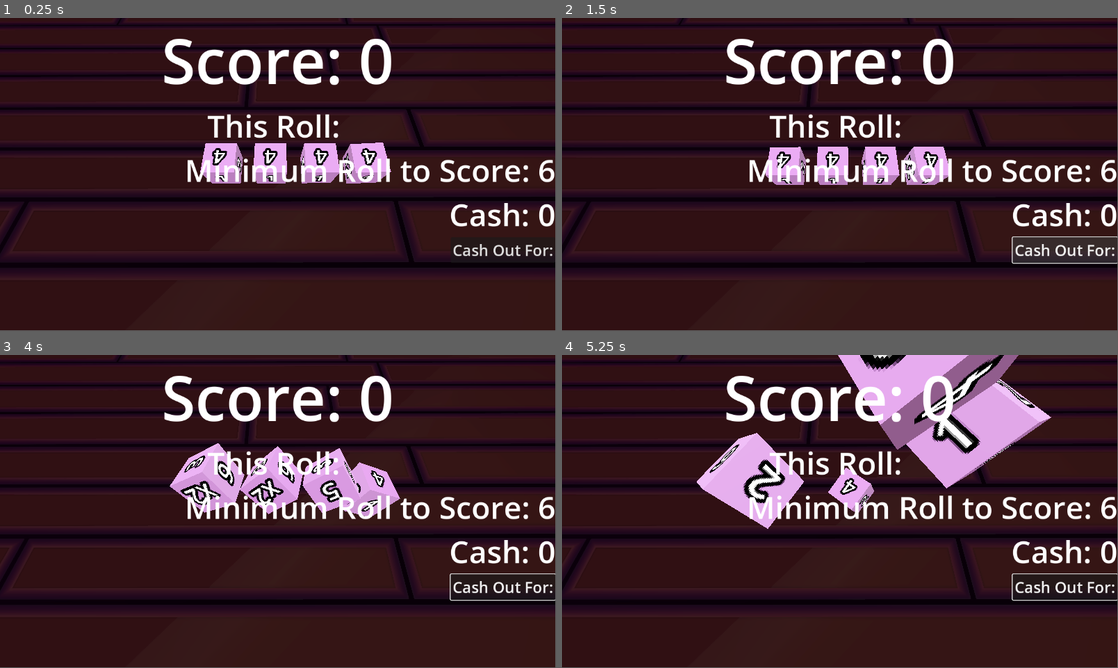
Above: before the commit, frames 1-4 (two rows, left to right).
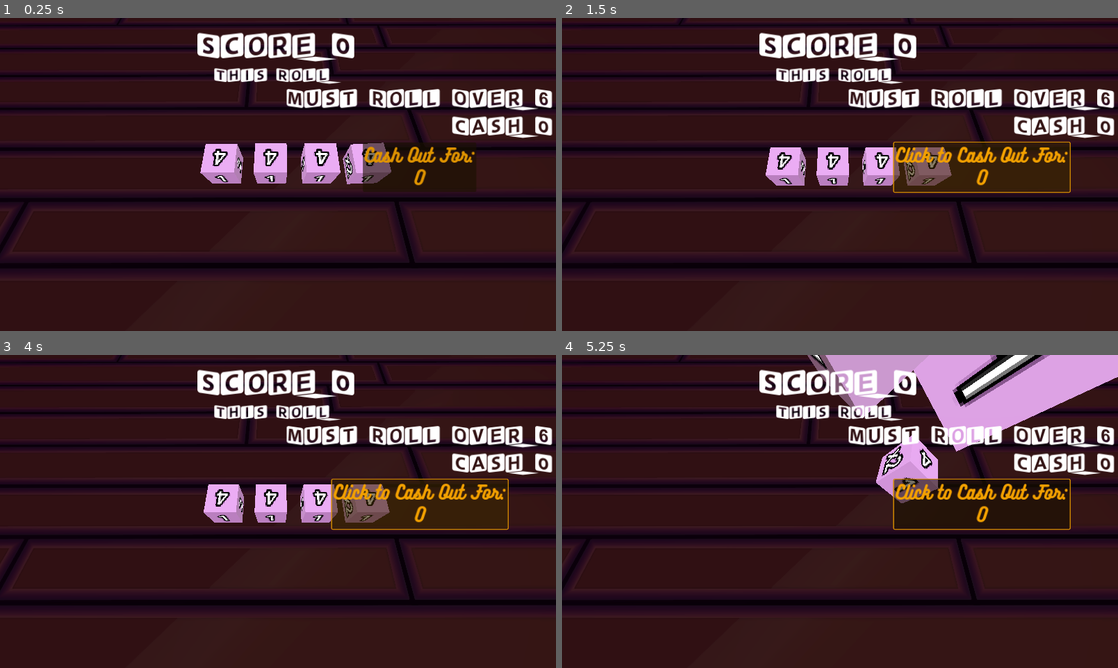
Above: after the commit, the same moments.

Repository: MichaelFar/DiceGame
Game: Godot game, scene res://scenes/play_area.tscn
Two runs of this game, one before a commit and one after it. Both use one fixed random seed, a clock stepped at 60 frames per second and the inputs below. Sound files missing from this copy of the repository are replaced by a short silence.
Inputs (mouse positions are in pixels of both pictures, inside the frame that each line leads up to):
- Up to frame 1 (0.25 s): no input
- Up to frame 2 (1.5 s): click "Cash Out For:" (after the commit: "Cash Out For: 0") at 0.5 s; click "Cash Out For:" (after the commit: "Click to Cash Out For: 0") at 1.25 s
- Up to frame 3 (4 s): click "Cash Out For:" (after the commit: "Click to Cash Out For: 0") at 2 s; click "Cash Out For:" (after the commit: "Click to Cash Out For: 0") at 2.75 s; tap Enter at 3.5 s; move the mouse to (400, 495) at 3.52 s; click (400, 495) at 3.6 s; tap Space (roll_dice, bound only before the commit) at 3.8 s
- Up to frame 4 (5.25 s): move the mouse to (728, 527) at 4.27 s; tap Space (roll_dice, bound only before the commit) at 4.35 s; click (728, 527) at 4.55 s; move the mouse to (895, 442) at 5.02 s; click (895, 442) at 5.1 s
In our replay, the window is 799x449 before the commit and 800x450 after it. These sizes can differ from the game's own. Grey fills any space a smaller window leaves; there, only what the larger window draws over its background counts as a difference.

The runs differ from the first frame. In frame 1, 11% of the frame differs, in the area x 29-100%, y 1-81%; in frame 2, 13%; in frame 3, 16%; in frame 4, 24%, in the area x 24-100%, y 0-81%.

Commit message:
Commit before adding a rich text label plugin for animations

Diff:
--- a/default_bus_layout.tres
+++ b/default_bus_layout.tres
@@ -1,10 +1,16 @@
-[gd_resource type="AudioBusLayout" load_steps=2 format=3 uid="uid://wk4g34h771tp"]
+[gd_resource type="AudioBusLayout" load_steps=3 format=3 uid="uid://wk4g34h771tp"]
+
+[sub_resource type="AudioEffectNotchFilter" id="AudioEffectNotchFilter_bbkxe"]
+resource_name = "NotchFilter"
 
 [sub_resource type="AudioEffectPitchShift" id="AudioEffectPitchShift_286pe"]
 resource_name = "PitchShift"
 pitch_scale = 0.01
 
 [resource]
+bus/0/volume_db = -0.725993
+bus/0/effect/0/effect = SubResource("AudioEffectNotchFilter_bbkxe")
+bus/0/effect/0/enabled = true
 bus/1/name = &"LowToneImpact"
 bus/1/solo = false
 bus/1/mute = false
--- a/project.godot
+++ b/project.godot
@@ -22,12 +22,13 @@
 [display]
 
 window/size/mode=2
+window/stretch/mode="canvas_items"
 
 [input]
 
 roll_dice={
 "deadzone": 0.5,
-"events": [Object(InputEventKey,"resource_local_to_scene":false,"resource_name":"","device":-1,"window_id":0,"alt_pressed":false,"shift_pressed":false,"ctrl_pressed":false,"meta_pressed":false,"pressed":false,"keycode":0,"physical_keycode":32,"key_label":0,"unicode":32,"location":0,"echo":false,"script":null)
+"events": [Object(InputEventMouseButton,"resource_local_to_scene":false,"resource_name":"","device":-1,"window_id":0,"alt_pressed":false,"shift_pressed":false,"ctrl_pressed":false,"meta_pressed":false,"button_mask":1,"position":Vector2(182, 33),"global_position":Vector2(201, 124),"factor":1.0,"button_index":1,"canceled":false,"pressed":true,"double_click":false,"script":null)
 ]
 }
 escape={
--- a/scenes/base_dice.tscn
+++ b/scenes/base_dice.tscn
@@ -60,7 +60,7 @@
 sideValue = 2
 
 [node name="DiceSide5" parent="SideContainer" instance=ExtResource("3_1sinn")]
-transform = Transform3D(-3.99999, 0.00413942, -0.00135544, 0.00403248, 4.1, 0.00111541, 0.0054262, 0.00456764, -0.999998, 0, 0, -0.51)
+transform = Transform3D(-4, 0, -8.74227e-08, 0, 4.1, 0, 3.49691e-07, 0, -1, 0, 0, -0.51)
 text = "5"
 sideValue = 5
 
--- a/scenes/dice_container.tscn
+++ b/scenes/dice_container.tscn
@@ -1,14 +1,16 @@
-[gd_scene load_steps=4 format=3 uid="uid://ctbowrlthk08g"]
+[gd_scene load_steps=5 format=3 uid="uid://ctbowrlthk08g"]
 
 [ext_resource type="Script" path="res://scripts/dice_container.gd" id="1_i35gd"]
 [ext_resource type="PackedScene" uid="uid://guhl72g77qn8" path="res://scenes/base_dice.tscn" id="2_taijp"]
 [ext_resource type="PackedScene" uid="uid://dc8v8drw6x0iq" path="res://scenes/dice_with_mult_test.tscn" id="3_gp704"]
+[ext_resource type="AudioStream" uid="uid://dieo27eniggyi" path="res://sounds/Blastwave_FX_SlotMachineInsert_SFXB.3999.mp3" id="4_2n3og"]
 
-[node name="DiceContainer" type="Node3D" node_paths=PackedStringArray("diceResources", "diceParent", "spawnPoints")]
+[node name="DiceContainer" type="Node3D" node_paths=PackedStringArray("diceResources", "diceParent", "spawnPoints", "cashoutSound")]
 script = ExtResource("1_i35gd")
 diceResources = NodePath("DiceResources")
 diceParent = NodePath("DiceParent")
 spawnPoints = NodePath("SpawnPoints")
+cashoutSound = NodePath("BlastwaveFxSlotMachineInsertSfxb_3999")
 
 [node name="DiceResources" type="ResourcePreloader" parent="."]
 resources = [PackedStringArray("base_dice 3", "dice_with_mult_test", "dice_with_mult_test 2", "dice_with_mult_test 3"), [ExtResource("2_taijp"), ExtResource("3_gp704"), ExtResource("3_gp704"), ExtResource("3_gp704")]]
@@ -31,3 +33,6 @@
 
 [node name="Marker3D5" type="Marker3D" parent="SpawnPoints"]
 transform = Transform3D(1, 0, 0, 0, 1, 0, 0, 0, 1.3, 0, 1, -2.6)
+
+[node name="BlastwaveFxSlotMachineInsertSfxb_3999" type="AudioStreamPlayer3D" parent="."]
+stream = ExtResource("4_2n3og")
--- a/scenes/play_area.tscn
+++ b/scenes/play_area.tscn
@@ -1,8 +1,11 @@
-[gd_scene load_steps=15 format=3 uid="uid://yk72ewyxuvl7"]
+[gd_scene load_steps=25 format=3 uid="uid://yk72ewyxuvl7"]
 
 [ext_resource type="Material" path="res://textures/WoodFloorMaterial.tres" id="1_rjdib"]
 [ext_resource type="PackedScene" uid="uid://ctbowrlthk08g" path="res://scenes/dice_container.tscn" id="2_j8wy6"]
+[ext_resource type="FontFile" uid="uid://dmut0mdgvpa88" path="res://fonts/SquareKids-LZ5y.ttf" id="3_drp4b"]
 [ext_resource type="AudioStream" uid="uid://c1bpup00og1rg" path="res://sounds/zapsplat_multimedia_game_sound_8_bit_blip_subtle_error_incorrect_112049.mp3" id="3_m1sdc"]
+[ext_resource type="FontFile" uid="uid://ddu25cxo1m5w8" path="res://fonts/BukhariScript-lemD.ttf" id="4_430w1"]
+[ext_resource type="AudioStream" uid="uid://dbgpn2tjc8mdi" path="res://sounds/zapsplat_leisure_poker_chips_scrape_slide_from_table_into_hand_21314.mp3" id="4_aetrx"]
 
 [sub_resource type="ProceduralSkyMaterial" id="ProceduralSkyMaterial_xqc0f"]
 sky_top_color = Color(0.621403, 0.270336, 0.708605, 1)
@@ -31,19 +34,146 @@
 
 [sub_resource type="LabelSettings" id="LabelSettings_2memi"]
 resource_local_to_scene = true
-font_size = 128
+font = ExtResource("3_drp4b")
+font_size = 64
 
 [sub_resource type="LabelSettings" id="LabelSettings_s1u6i"]
 resource_local_to_scene = true
-font_size = 64
+font = ExtResource("3_drp4b")
+font_size = 36
 
 [sub_resource type="LabelSettings" id="LabelSettings_jnvmo"]
 resource_local_to_scene = true
-font_size = 64
+font = ExtResource("3_drp4b")
+font_size = 48
 
 [sub_resource type="LabelSettings" id="LabelSettings_eae40"]
 resource_local_to_scene = true
-font_size = 64
+font = ExtResource("3_drp4b")
+font_size = 48
+
+[sub_resource type="FontFile" id="FontFile_ar1yh"]
+cache/0/32/0/ascent = 0.0
+cache/0/32/0/descent = 0.0
+cache/0/32/0/underline_position = 0.0
+cache/0/32/0/underline_thickness = 0.0
+cache/0/32/0/scale = 1.0
+cache/0/64/0/ascent = 0.0
+cache/0/64/0/descent = 0.0
+cache/0/64/0/underline_position = 0.0
+cache/0/64/0/underline_thickness = 0.0
+cache/0/64/0/scale = 1.0
+cache/0/16/0/ascent = 0.0
+cache/0/16/0/descent = 0.0
+cache/0/16/0/underline_position = 0.0
+cache/0/16/0/underline_thickness = 0.0
+cache/0/16/0/scale = 1.0
+cache/0/48/0/ascent = 0.0
+cache/0/48/0/descent = 0.0
+cache/0/48/0/underline_position = 0.0
+cache/0/48/0/underline_thickness = 0.0
+cache/0/48/0/scale = 1.0
+cache/0/36/0/ascent = 0.0
+cache/0/36/0/descent = 0.0
+cache/0/36/0/underline_position = 0.0
+cache/0/36/0/underline_thickness = 0.0
+cache/0/36/0/scale = 1.0
+
+[sub_resource type="StyleBoxFlat" id="StyleBoxFlat_amb1l"]
+content_margin_left = 4.0
+content_margin_top = 4.0
+content_margin_right = 4.0
+content_margin_bottom = 4.0
+bg_color = Color(0.1, 0.1, 0.1, 0.3)
+corner_radius_top_left = 3
+corner_radius_top_right = 3
+corner_radius_bottom_right = 3
+corner_radius_bottom_left = 3
+corner_detail = 5
+
+[sub_resource type="StyleBoxFlat" id="StyleBoxFlat_g3j8w"]
+content_margin_left = 4.0
+content_margin_top = 4.0
+content_margin_right = 4.0
+content_margin_bottom = 4.0
+bg_color = Color(1, 1, 1, 0.75)
+draw_center = false
+border_width_left = 2
+border_width_top = 2
+border_width_right = 2
+border_width_bottom = 2
+corner_radius_top_left = 3
+corner_radius_top_right = 3
+corner_radius_bottom_right = 3
+corner_radius_bottom_left = 3
+corner_detail = 5
+expand_margin_left = 2.0
+expand_margin_top = 2.0
+expand_margin_right = 2.0
+expand_margin_bottom = 2.0
+
+[sub_resource type="StyleBoxFlat" id="StyleBoxFlat_q8yxa"]
+content_margin_left = 4.0
+content_margin_top = 4.0
+content_margin_right = 4.0
+content_margin_bottom = 4.0
+bg_color = Color(0.225, 0.225, 0.225, 0.6)
+corner_radius_top_left = 3
+corner_radius_top_right = 3
+corner_radius_bottom_right = 3
+corner_radius_bottom_left = 3
+corner_detail = 5
+
+[sub_resource type="StyleBoxFlat" id="StyleBoxFlat_4kqj4"]
+content_margin_left = 4.0
+content_margin_top = 4.0
+content_margin_right = 4.0
+content_margin_bottom = 4.0
+bg_color = Color(0.1, 0.1, 0.1, 0.6)
+corner_radius_top_left = 3
+corner_radius_top_right = 3
+corner_radius_bottom_right = 3
+corner_radius_bottom_left = 3
+corner_detail = 5
+
+[sub_resource type="StyleBoxFlat" id="StyleBoxFlat_3scfo"]
+content_margin_left = 4.0
+content_margin_top = 4.0
+content_margin_right = 4.0
+content_margin_bottom = 4.0
+bg_color = Color(0, 0, 0, 0.6)
+corner_radius_top_left = 3
+corner_radius_top_right = 3
+corner_radius_bottom_right = 3
+corner_radius_bottom_left = 3
+corner_detail = 5
+
+[sub_resource type="Theme" id="Theme_04gu5"]
+default_font_size = 64
+Button/colors/font_color = Color(0.875, 0.875, 0.875, 1)
+Button/colors/font_disabled_color = Color(0.875, 0.875, 0.875, 0.5)
+Button/colors/font_focus_color = Color(0.95, 0.95, 0.95, 1)
+Button/colors/font_hover_color = Color(0.95, 0.95, 0.95, 1)
+Button/colors/font_hover_pressed_color = Color(1, 1, 1, 1)
+Button/colors/font_outline_color = Color(0, 0, 0, 1)
+Button/colors/font_pressed_color = Color(1, 1, 1, 1)
+Button/colors/icon_disabled_color = Color(1, 1, 1, 0.4)
+Button/colors/icon_focus_color = Color(1, 1, 1, 1)
+Button/colors/icon_hover_color = Color(1, 1, 1, 1)
+Button/colors/icon_hover_pressed_color = Color(1, 1, 1, 1)
+Button/colors/icon_normal_color = Color(1, 1, 1, 1)
+Button/colors/icon_pressed_color = Color(1, 1, 1, 1)
+Button/constants/align_to_largest_stylebox = 0
+Button/constants/h_separation = 4
+Button/constants/icon_max_width = 0
+Button/constants/outline_size = 0
+Button/font_sizes/font_size = 36
+Button/fonts/font = SubResource("FontFile_ar1yh")
+Button/styles/disabled = SubResource("StyleBoxFlat_amb1l")
+Button/styles/focus = SubResource("StyleBoxFlat_g3j8w")
+Button/styles/hover = SubResource("StyleBoxFlat_q8yxa")
+Button/styles/normal = SubResource("StyleBoxFlat_4kqj4")
+Button/styles/pressed = SubResource("StyleBoxFlat_3scfo")
 
 [node name="PlayArea" type="Node3D"]
 
@@ -75,9 +205,9 @@
 [node name="DiceContainer" parent="." node_paths=PackedStringArray("scoreLabel", "targetLabel", "cashLabel", "cashOutButton", "soundContainer", "currentRollLabel") instance=ExtResource("2_j8wy6")]
 transform = Transform3D(-4.37114e-08, 0, 1.2089, 0, 1, 0, -1, 0, -5.28428e-08, 0, 0, 0)
 scoreLabel = NodePath("../Panel/HBoxContainer/ScoreLabel")
-targetLabel = NodePath("../Panel/HBoxContainer/TargetLabel")
-cashLabel = NodePath("../Panel/HBoxContainer/CashLabel")
-cashOutButton = NodePath("../Panel/HBoxContainer/Button")
+targetLabel = NodePath("../Panel/HBoxContainer/HBoxContainer2/TargetLabel")
+cashLabel = NodePath("../Panel/HBoxContainer/HBoxContainer2/CashLabel")
+cashOutButton = NodePath("../Panel/HBoxContainer/HBoxContainer2/Button")
 soundContainer = NodePath("../SoundContainer")
 currentRollLabel = NodePath("../Panel/HBoxContainer/CurrentScoreLabel")
 
@@ -118,11 +248,14 @@
 
 [node name="Panel" type="Panel" parent="."]
 self_modulate = Color(1, 1, 1, 0)
-anchors_preset = 15
+anchors_preset = 1
+anchor_left = 1.0
 anchor_right = 1.0
-anchor_bottom = 1.0
-grow_horizontal = 2
-grow_vertical = 2
+offset_left = -1152.0
+offset_top = 28.0
+offset_right = -6.0
+offset_bottom = 648.0
+grow_horizontal = 0
 size_flags_horizontal = 3
 size_flags_vertical = 3
 
@@ -147,29 +280,45 @@
 label_settings = SubResource("LabelSettings_s1u6i")
 horizontal_alignment = 1
 
-[node name="TargetLabel" type="Label" parent="Panel/HBoxContainer"]
+[node name="HBoxContainer2" type="VBoxContainer" parent="Panel/HBoxContainer"]
+layout_mode = 2
+size_flags_horizontal = 8
+size_flags_vertical = 0
+
+[node name="TargetLabel" type="Label" parent="Panel/HBoxContainer/HBoxContainer2"]
 layout_mode = 2
 size_flags_vertical = 0
 text = "Target: 0"
 label_settings = SubResource("LabelSettings_jnvmo")
 horizontal_alignment = 2
 
-[node name="CashLabel" type="Label" parent="Panel/HBoxContainer"]
+[node name="CashLabel" type="Label" parent="Panel/HBoxContainer/HBoxContainer2"]
 layout_mode = 2
 size_flags_vertical = 0
 text = "Cash: 0"
 label_settings = SubResource("LabelSettings_eae40")
 horizontal_alignment = 2
 
-[node name="Button" type="Button" parent="Panel/HBoxContainer"]
-layout_mode = 2
-size_flags_horizontal = 8
-theme_override_font_sizes/font_size = 32
+[node name="Button" type="Button" parent="Panel/HBoxContainer/HBoxContainer2"]
+self_modulate = Color(1, 0.658824, 0, 1)
+layout_mode = 2
+size_flags_horizontal = 4
+size_flags_vertical = 8
+theme = SubResource("Theme_04gu5")
+theme_override_fonts/font = ExtResource("4_430w1")
 text = "Cash Out For:
+0
 "
-alignment = 2
 
 [node name="SoundContainer" type="Node3D" parent="."]
 
 [node name="ZapsplatMultimediaGameSound8BitBlipSubtleErrorIncorrect112049" type="AudioStreamPlayer" parent="SoundContainer"]
 stream = ExtResource("3_m1sdc")
+volume_db = -4.919
+
+[node name="ZapsplatLeisurePokerChipsScrapeSlideFromTableIntoHand21314" type="AudioStreamPlayer" parent="SoundContainer"]
+stream = ExtResource("4_aetrx")
+
+[connection signal="button_down" from="Panel/HBoxContainer/HBoxContainer2/Button" to="DiceContainer" method="_on_button_button_down"]
+[connection signal="mouse_entered" from="Panel/HBoxContainer/HBoxContainer2/Button" to="DiceContainer" method="_on_button_mouse_entered"]
+[connection signal="mouse_exited" from="Panel/HBoxContainer/HBoxContainer2/Button" to="DiceContainer" method="_on_button_mouse_exited"]
--- a/scripts/base_dice.gd
+++ b/scripts/base_dice.gd
@@ -62,8 +62,6 @@
 
 		if(rolledSide.get_script() != null):
 
-
-
 			for i in rolledSide.effectCallableArray:
 
 				GlobalController.callableArray.append(i)
@@ -78,15 +76,13 @@
 
 	var tween = get_tree().create_tween()
 
-
-
 	var tween_back = func():
 
 		var tween_2 = get_tree().create_tween()
 
 		tween_2.set_trans(Tween.TRANS_SPRING)
 
-		tween_2.tween_property(scored_label,"basis",scored_label.basis.rotated(scored_label.basis.z, PI/4), .2)
+		tween_2.tween_property(scored_label,"basis",scored_label.basis.rotated(scored_label.basis.z.normalized(), PI/4), .2)
 
 		await tween_2.finished
 
@@ -102,13 +98,17 @@
 
 		tween_2.set_trans(Tween.TRANS_SPRING)
 
-		tween_2.tween_property(scored_label,"basis",scored_label.basis.rotated(scored_label.basis.z, -2 * PI/4), .2)
+		tween_2.tween_property(scored_label,"basis",scored_label.basis.rotated(scored_label.basis.z.normalized(), -2 * PI/4), .2)
+
 
 	tween.finished.connect(tween_reverse)
 
 	tween.set_trans(Tween.TRANS_SPRING)
+
 	playRandomPreScoreSound()
-	tween.tween_property(scored_label,"basis",scored_label.basis.rotated(scored_label.basis.z, PI/4), .2)
+
+	tween.tween_property(scored_label,"basis",scored_label.basis.rotated(scored_label.basis.z.normalized(), PI/4), .2)
+
 
 func playRandomScoreSound():
 
@@ -131,3 +131,9 @@
 	if(!audioPlayer.get_playback_position() > 0 && hasRolledOnce):
 
 		audioPlayer.play()
+
+func upgradeRandomSide():
+
+	rollDice()
+	await done_rolling
+	getRollResult().upgradeSide()
--- a/scripts/dice_container.gd
+++ b/scripts/dice_container.gd
@@ -18,20 +18,22 @@
 
 @export var currentRollLabel : Label
 
+@export var cashoutSound : AudioStreamPlayer3D
+
 var diceArray := []
 
 var canRoll = true
 
 var hasRolledOnce = false
 
+var isRolling := false
+
 var currentRollScore := 0
 
 func _ready():
 
 	GlobalController.scoreLabel = scoreLabel
 
-	GlobalController.scoreLabel = scoreLabel
-
 	GlobalController.cashLabel = cashLabel
 
 	GlobalController.cashOutButton = cashOutButton
@@ -40,7 +42,11 @@
 
 	GlobalController.soundContainer = soundContainer
 
-	targetLabel.text ="Minimum Roll to Score: " + str(GlobalController.currentScoreTarget)
+	GlobalController.currentRollLabel = currentRollLabel
+
+	GlobalController.targetLabel = targetLabel
+
+	GlobalController.currentScoreTarget = 6
 
 	cashLabel.text = "Cash: " + str(GlobalController.playerCash)
 
@@ -49,9 +55,9 @@
 func _physics_process(delta: float) -> void:
 
 	if(Input.is_action_just_released("debug")):
+
 		endRound()
 
-
 	if(Input.is_action_just_pressed("roll_dice") && canRoll):
 
 		print("Rolling dice")
@@ -102,6 +108,8 @@
 
 func rollAllDice():
 
+	isRolling = true
+
 	for i in diceArray:
 
 		i.rollDice()
@@ -115,6 +123,8 @@
 	var score := 0
 
 	var previous_number_array = []
+
+	GlobalController.isScoring = true
 
 	for i in diceArray:
 
@@ -135,9 +145,10 @@
 			score += number_occurrence * current_num
 
 		elif(current_num in previous_number_array && current_num > 0):
+
 			print("Scoring highest roll")
 			scored_dice_array.append(i)
-
+	#If no duplicates are found, score the highest number
 	if(score == 0):
 
 		scored_dice_array.append(diceArray[value_array.find(value_array.max())])
@@ -162,10 +173,8 @@
 
 	GlobalController.preFinalScore = currentRollScore
 
-	if(currentRollScore < GlobalController.currentScoreTarget):
-		currentRollLabel.label_settings.font_color = Color.BROWN
-	else:
-		currentRollLabel.label_settings.font_color = Color.WHITE
+
+
 	currentRollLabel.text = "This Roll: " + str(currentRollScore)
 
 	GlobalController.applyRoundEndScoreModifiers()
@@ -176,8 +185,34 @@
 
 	var tween = get_tree().create_tween()
 
-	tween.tween_property(self, "scale", Vector3.ZERO, 1.0)
+	tween.tween_property(diceParent, "scale", Vector3.ZERO, 1.0)
 
 	await tween.finished
 
-	queue_free()
+	for i in diceParent.get_children():
+		i.queue_free()
+
+func _on_button_mouse_entered() -> void:
+
+	canRoll = false
+
+func _on_button_mouse_exited() -> void:
+
+	if(!GlobalController.isScoring && !isRolling):
+
+		canRoll = true
+
+
+func _on_button_button_down() -> void:
+
+	if(!GlobalController.isScoring):
+
+		GlobalController.playerCash += GlobalController.totalScore / 5
+
+		GlobalController.totalScore = 0
+
+		cashoutSound.play()
+
+		cashOutButton.text = "Click to Cash Out For: \n" + str(0)
+
+	#endRound()
--- a/scripts/dice_side.gd
+++ b/scripts/dice_side.gd
@@ -38,3 +38,16 @@
 		effect_instance.diceParent = diceParent
 
 		effectCallableArray.append(effect_instance.effectCallable)
+
+func upgradeSide():
+
+	var isNormalSide := true
+
+	for i in effectCallableArray:
+
+		isNormalSide = false
+		i.upgrade()
+
+	if(isNormalSide):
+
+		sideValue += 1
--- a/scripts/global_controller.gd
+++ b/scripts/global_controller.gd
@@ -18,9 +18,8 @@
 var currentScoreTarget : int = 6:
 	set(value):
 		currentScoreTarget = value
-		targetLabel.text = "Minimum Roll to Score: " + str(currentScoreTarget)
+		targetLabel.text = "Must Roll Over: " + str(currentScoreTarget)
 
-signal finished_round_end
 
 var currentRollScore : int :
 
@@ -29,11 +28,20 @@
 		currentRollScore = value
 		await finished_round_end
 		if(value >= currentScoreTarget):
+			soundContainer.get_children()[1].play()
 			totalScore += value
+
 		else:
 			soundContainer.get_children()[0].play()
 			totalScore = 0
+		cashOutButton.text = "Cash Out For: \n" +  str(totalScore / 5)
+		if(currentRollScore < currentScoreTarget):
 
+			currentRollLabel.label_settings.font_color = Color.BROWN
+
+		else:
+
+			currentRollLabel.label_settings.font_color = Color.WHITE
 
 var scoreLabel : Label
 
@@ -50,6 +58,14 @@
 var callableArrayArgs := []
 
 var diceContainer : Node3D
+
+var currentRollLabel : Label
+
+var isScoring : bool
+
+signal finished_round_start
+
+signal finished_round_end
 
 func _ready() -> void:
 
@@ -81,11 +97,28 @@
 
 		currentRollScore = preFinalScore
 
-	#if(currentRollScore < currentScoreTarget):
-		#
-		#currentRollScore = -totalScore
+	callableArray = []
+	listOfCurrentRollValues = []
+	isScoring = false
+	finished_round_end.emit()
 
+func applyRoundStartScoreModifiers():
+
+	var temp_score = 0
+
+	for i in callableArray:
+
+		temp_score += i.call()
+
+	if(temp_score > 0):
+
+		currentRollScore = temp_score
+
+	if(callableArray.size() == 0):
+
+		currentRollScore = preFinalScore
 
 	callableArray = []
 	listOfCurrentRollValues = []
-	finished_round_end.emit()
+	isScoring = false
+	finished_round_start.emit()
Binary file added: fonts/BukhariScript-lemD.ttf
Not shown, added: fonts/BukhariScript-lemD.ttf.import
Binary file added: fonts/Primecolorg-KV7KX.ttf
Not shown, added: fonts/Primecolorg-KV7KX.ttf.import
Binary file added: fonts/Primecolorm-2vOMo.ttf
Not shown, added: fonts/Primecolorm-2vOMo.ttf.import
Binary file added: fonts/Primecolorr-vnmB9.ttf
Not shown, added: fonts/Primecolorr-vnmB9.ttf.import
Binary file added: fonts/Showtime-R9Ke.ttf
Not shown, added: fonts/Showtime-R9Ke.ttf.import
Binary file added: fonts/SquareKids-LZ5y.ttf
Not shown, added: fonts/SquareKids-LZ5y.ttf.import
(and 10 more such lines)
